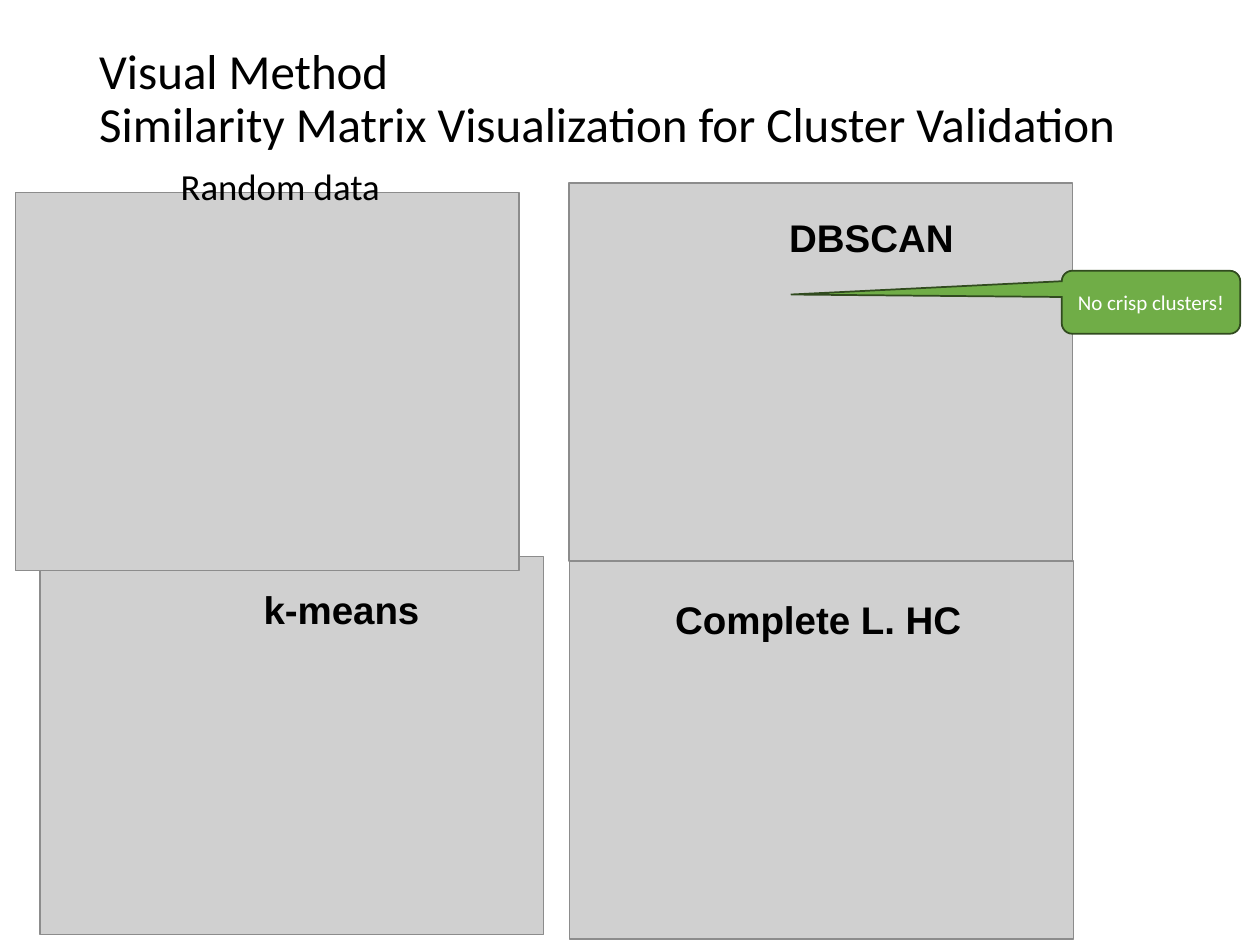
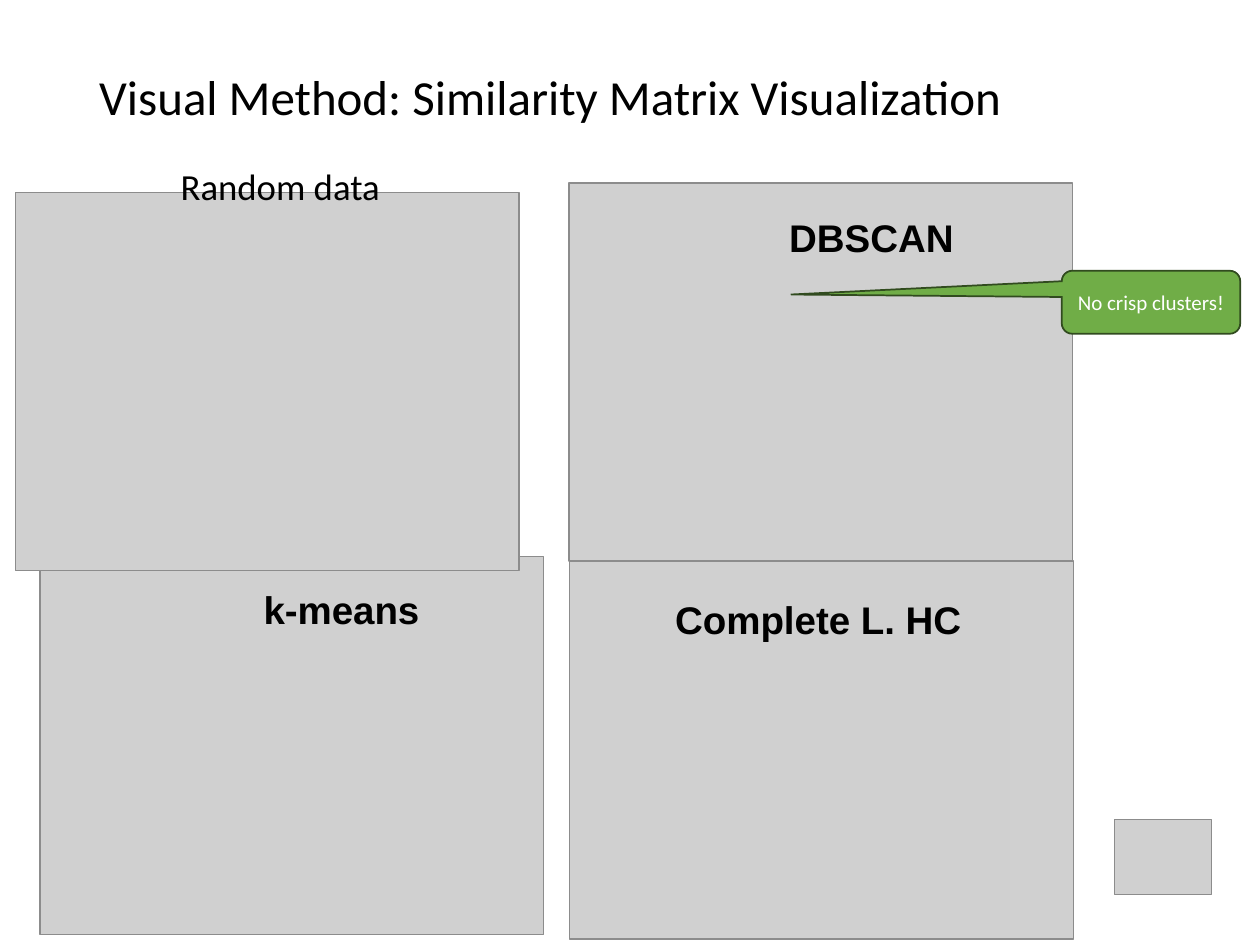
Before and after one commit to mhahsler/Introduction_to_Data_Mining_R_Examples, a slide deck: slide 76 of slides/chap7_basic_cluster_analysis.pptx. Drawn at 1260x945 pixels with LibreOffice and Linux fonts; fonts in the diff are those of the drawing; grey boxes stand for pictures. Boxes give left, top, right and bottom in pixels: in the first picture for what was removed or moved away, otherwise in the second. Text is boxed around its words. In the diff, an @@ line names an element or a change of style, - is before the commit and + after.

Commit message:
improved cluster evaluation.

```diff
--- a/slides/chap7_basic_cluster_analysis.pptx
+++ b/slides/chap7_basic_cluster_analysis.pptx
@@ title at <box>99,81,1001,123</box>: text changed @@
-Visual Method
-Similarity Matrix Visualization for Cluster Validation
+Visual Method: Similarity Matrix Visualization
@@ picture added at <box>1115,820,1212,895</box> @@
```
Also in this commit, not shown: 11 other slides changed, 1 slide removed, 26 other files.
